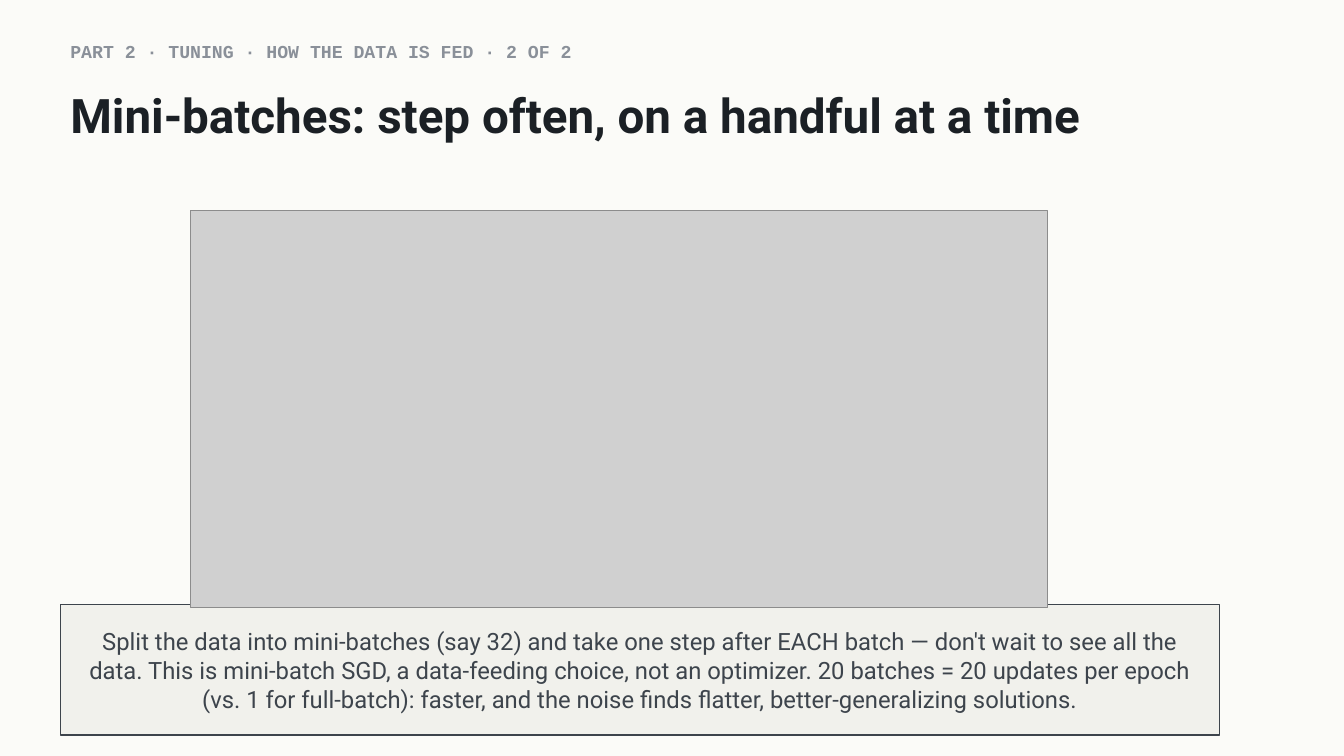
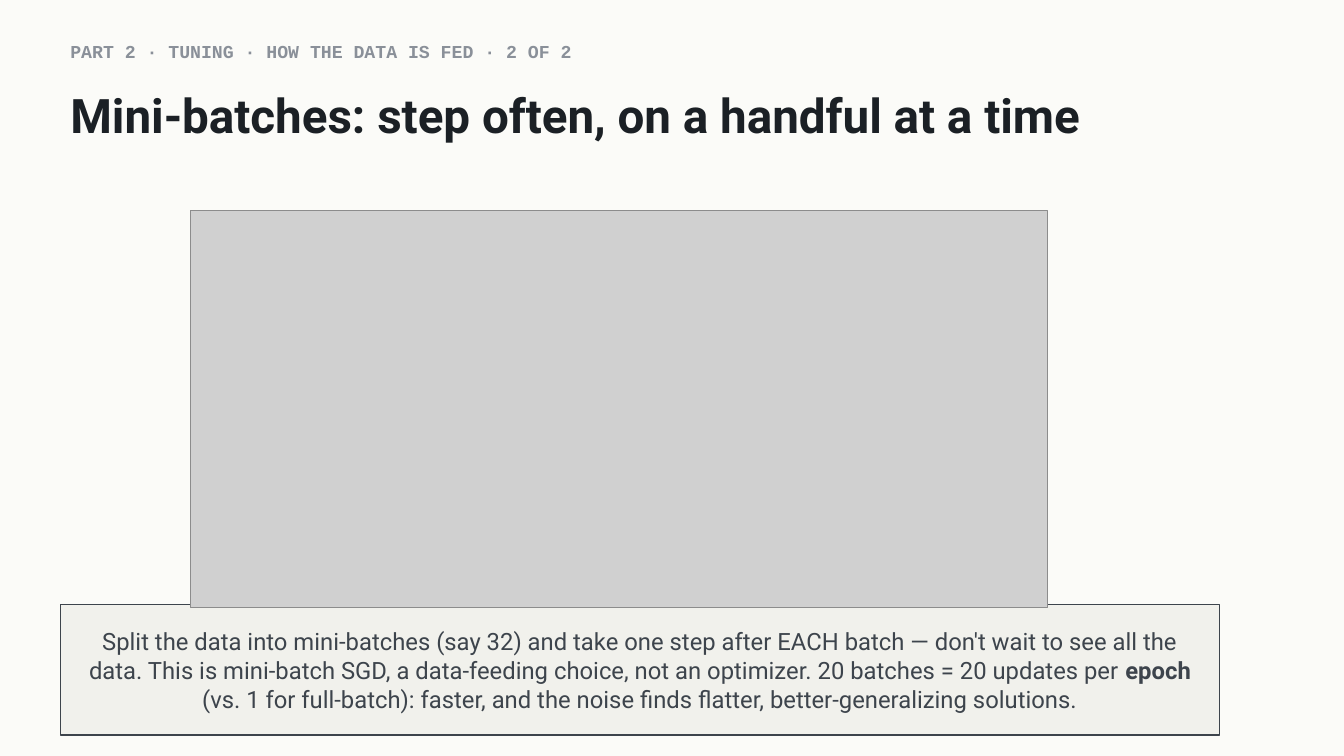
Before and after one commit to indigobio/msacl_dl_course, a slide deck: slide 13 of slides/pptx/lecture04_training_practice.pptx. Drawn at 1344x756 pixels with LibreOffice and Linux fonts; fonts in the diff are those of the drawing; grey boxes stand for pictures. Boxes give left, top, right and bottom in pixels: in the first picture for what was removed or moved away, otherwise in the second. Text is boxed around its words. In the diff, an @@ line names an element or a change of style, - is before the commit and + after.

```diff
--- a/slides/pptx/lecture04_training_practice.pptx
+++ b/slides/pptx/lecture04_training_practice.pptx
@@ rectangle "Split the data into mini-batches ..." at [60, 605, 1220, 735]: bold on in "epoch" @@
```
Also in this commit, not shown: 7 other slides changed, 1 slide added, 1 slide removed, 33 other files.
